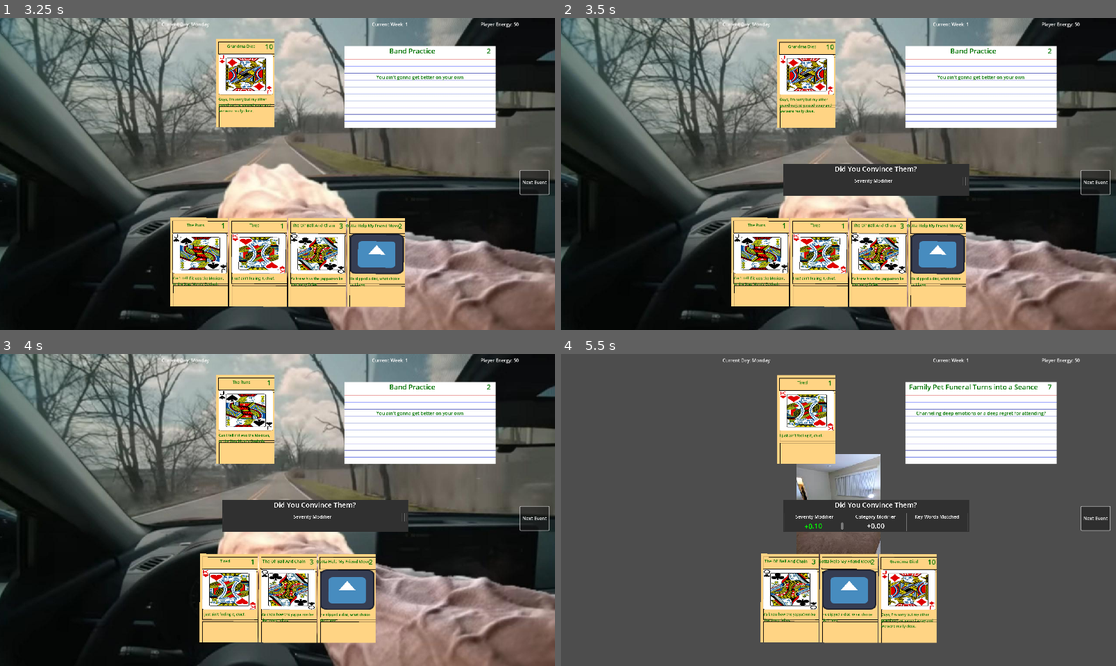
Above: before the commit, frames 1-4 (two rows, left to right).
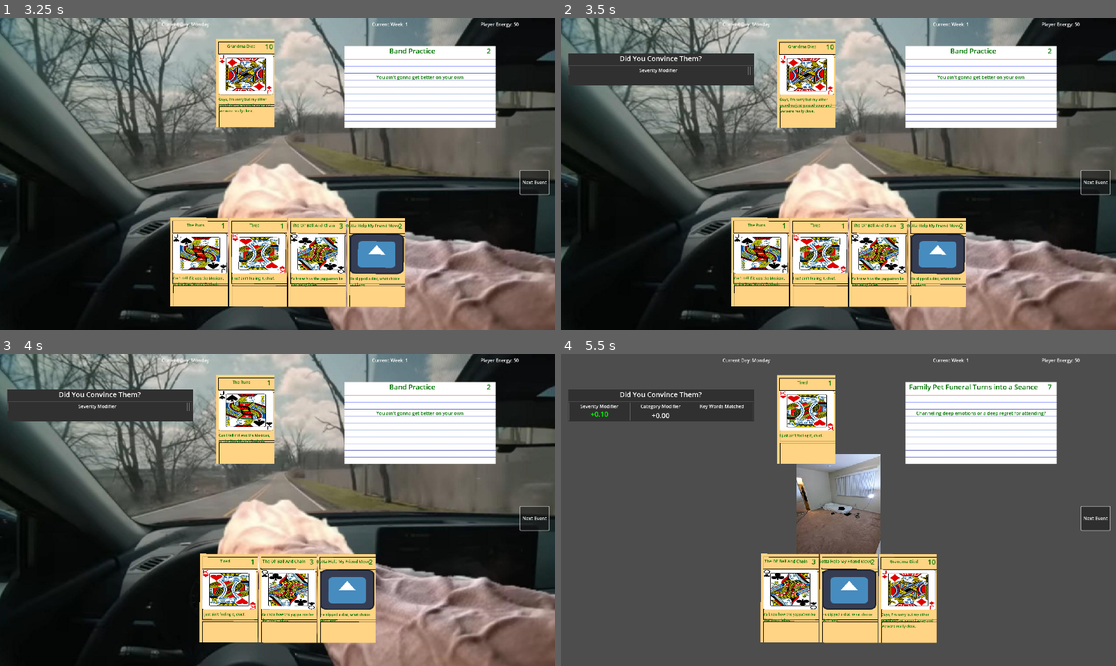
Above: after the commit, the same moments.

Repository: ConstantinBalan/excuse-me
Game: Godot game, scene res://Main Scenes/Apartment/apartment.tscn
Two runs of this game, one before a commit and one after it. Both use one fixed random seed, a clock stepped at 60 frames per second and the inputs below. The engine's default icon, where the game draws it, is replaced by a stand-in: a white triangle on a blue panel in a dark square.
Inputs (mouse positions are in pixels of both pictures, inside the frame that each line leads up to):
- Up to frame 1 (3.25 s): click "Next Event" at 0.5 s; click "Next Event" at 1.25 s; click "Next Event" at 2 s; tap Enter at 2.75 s; drag from (172, 261) to (244, 83) at 2.77 s
- Up to frame 2 (3.5 s): no input
- Up to frame 3 (4 s): drag from (199, 597) to (244, 419) at 3.52 s
- Up to frame 4 (5.5 s): move the mouse to (760, 597) at 4.27 s; press the mouse at (760, 597) at 4.28 s; release the mouse at (760, 597) at 5 s; tap Space at 5 s; drag from (821, 597) to (805, 419) at 5.02 s

Frame 1 is identical in both runs. In frame 2, 6.0% of the frame differs, in the area x 1-74%, y 11-58%; in frame 3, 6.0%; in frame 4, 6.6%.

Commit message:
Moving success UI

Diff:
--- a/Main Scenes/Apartment/apartment.tscn
+++ b/Main Scenes/Apartment/apartment.tscn
@@ -129,9 +129,9 @@
 text = "Energy"
 
 [node name="SuccessCheckPopUp" parent="UI" instance=ExtResource("15_gibmg")]
-offset_left = 769.0
-offset_top = 505.0
-offset_right = -488.0
-offset_bottom = -445.0
+offset_left = 25.0
+offset_top = 123.0
+offset_right = -1232.0
+offset_bottom = -827.0
 
 [connection signal="pressed" from="UI/NextEventButton" to="." method="_on_next_event_button_pressed"]
--- a/game_objects/success_check_pop_up/success_check_pop_up.tscn
+++ b/game_objects/success_check_pop_up/success_check_pop_up.tscn
@@ -60,6 +60,8 @@
 theme_override_font_sizes/mono_font_size = 24
 bbcode_enabled = true
 text = "Status Of Sev Mod"
+fit_content = true
+scroll_active = false
 horizontal_alignment = 1
 vertical_alignment = 1
 
